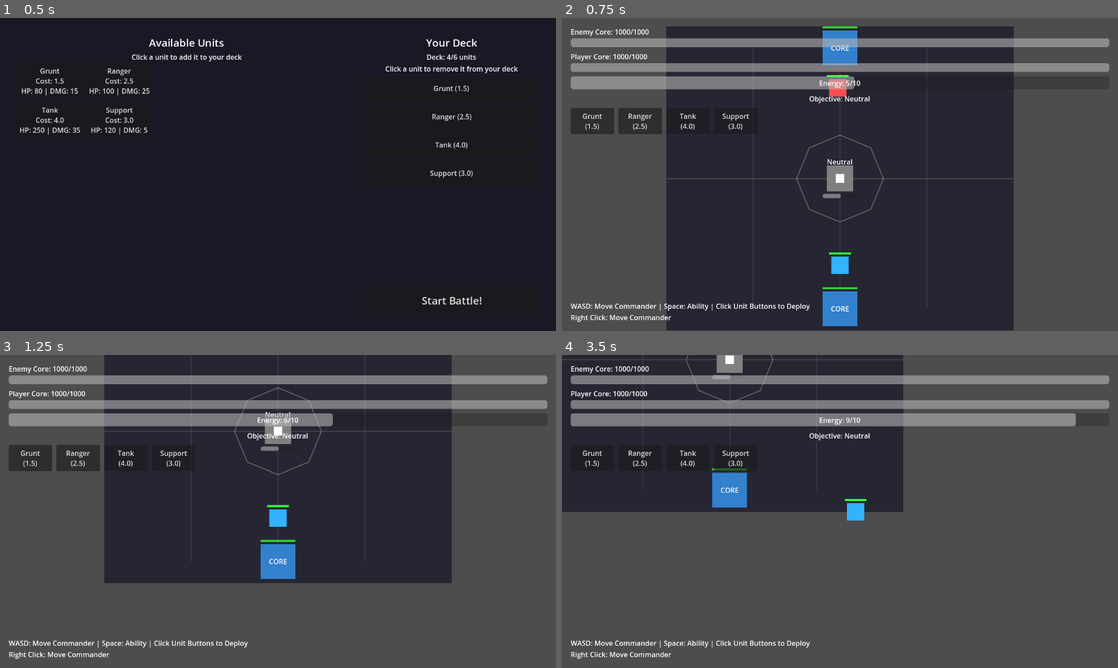
Above: before the commit, frames 1-4 (two rows, left to right).
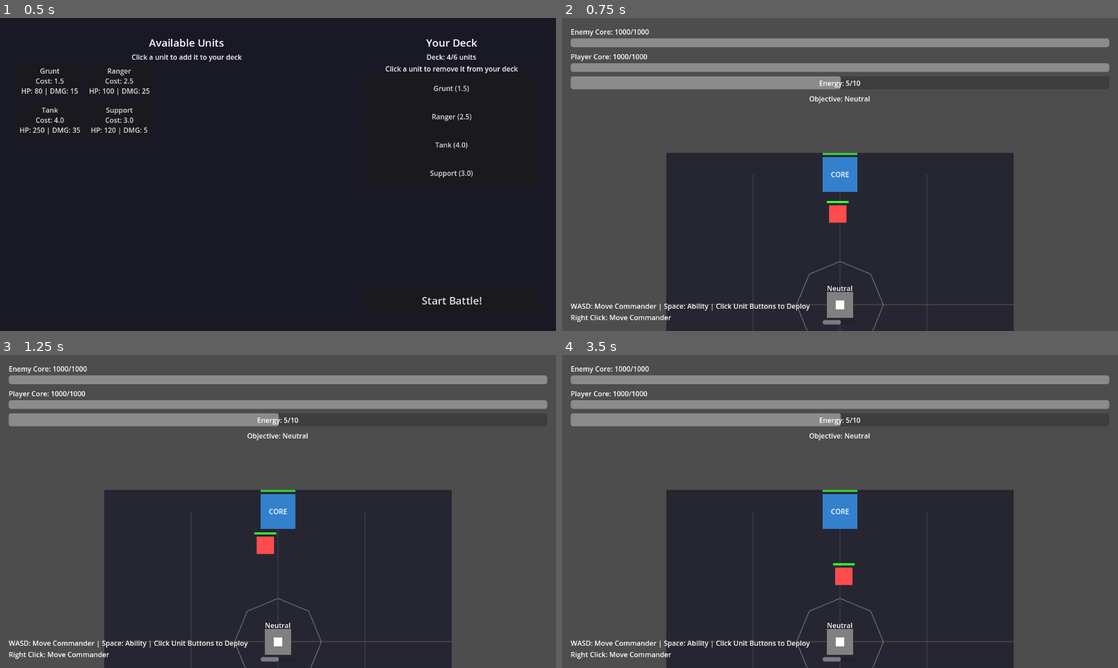
Above: after the commit, the same moments.

Repository: BunPrinceton/cosmic_arena
Game: Godot game, scene res://scenes/deck_builder.tscn
Two runs of this game, one before a commit and one after it. Both use one fixed random seed, a clock stepped at 60 frames per second and the inputs below.
Inputs (mouse positions are in pixels of both pictures, inside the frame that each line leads up to):
- Up to frame 1 (0.5 s): no input
- Up to frame 2 (0.75 s): click "Start Battle!" at 0.5 s
- Up to frame 3 (1.25 s): no input
- Up to frame 4 (3.5 s): tap Enter at 1.25 s; move the mouse to (962, 495) at 1.27 s; hold D (move_right) 1.28-2.03 s; hold Space (commander_ability) 1.28-2.03 s; move the mouse to (728, 527) at 2.02 s; hold S (move_down) 2.03-2.78 s; right-click (728, 527) at 2.1 s; move the mouse to (895, 442) at 2.77 s; hold D (move_right) from 2.78 s (still down); tap 1 at 2.85 s

Frame 1 is identical in both runs. In frame 2, 25% of the frame differs, in the area x 1-82%, y 2-100%; in frame 3, 41%; in frame 4, 56%, in the area x 0-93%, y 0-100%.
Error after the commit: Attempt to call function 'make_current' in base 'null instance' on a null instance. (res://scripts/main.gd:54)

Commit message:
collected some models and put them in the assets folder

Diff:
--- /dev/null
+++ b/scripts/asset_manager/asset_manager.gd
@@ -0,0 +1,20 @@
+# scripts/asset_manager/asset_manager.gd
+
+extends Object
+class_name AssetManager
+
+const HUMAN_FEMALE_PATH = "res://assets/models/humanoid/human_female.glb"
+
+var cache = {}
+
+func load_glb(path: String) -> Node:
+	if path in cache:
+		return cache[path].instantiate()
+
+	var scene = load(path)
+	cache[path] = scene
+	return scene.instantiate()
+
+# New method that uses load_glb with the constant path
+func load_my_test_glb() -> Node:
+	return load_glb(HUMAN_FEMALE_PATH)
--- a/scripts/main.gd
+++ b/scripts/main.gd
@@ -31,7 +31,7 @@
 @onready var player_commander = $PlayerCommander
 @onready var enemy_commander = $EnemyCommander
 @onready var capture_point = $CapturePoint
-@onready var camera = $Camera2D
+@onready var camera = $Camera3D
 
 # Camera shake state
 var camera_shake_amount: float = 0.0
@@ -47,9 +47,14 @@
 var base_player_energy_regen: float = 1.5
 var base_enemy_energy_regen: float = 1.2
 
+
 func _ready() -> void:
+
 	# Activate camera
 	camera.make_current()
+	var asset_manager = AssetManager.new()
+	asset_manager.load_my_test_glb()
+
 
 	# Initialize unit scene mapping
 	unit_scene_map[GRUNT_DATA] = GRUNT_SCENE
Binary file added: assets/models/environment/rocks/Rock_1.glb
Not shown, added: assets/models/environment/rocks/Rock_1.glb.import
Binary file added: assets/models/environment/rocks/Rock_2.glb
Not shown, added: assets/models/environment/rocks/Rock_2.glb.import
Binary file added: assets/models/environment/rocks/Rock_3.glb
Not shown, added: assets/models/environment/rocks/Rock_3.glb.import
Binary file added: assets/models/environment/rocks/Rock_4.glb
Not shown, added: assets/models/environment/rocks/Rock_4.glb.import
Binary file added: assets/models/environment/rocks/Rock_5.glb
Not shown, added: assets/models/environment/rocks/Rock_5.glb.import
Binary file added: assets/models/environment/structures/stone-base.glb
Not shown, added: assets/models/environment/structures/stone-base.glb.import
(and 48 more such lines)
